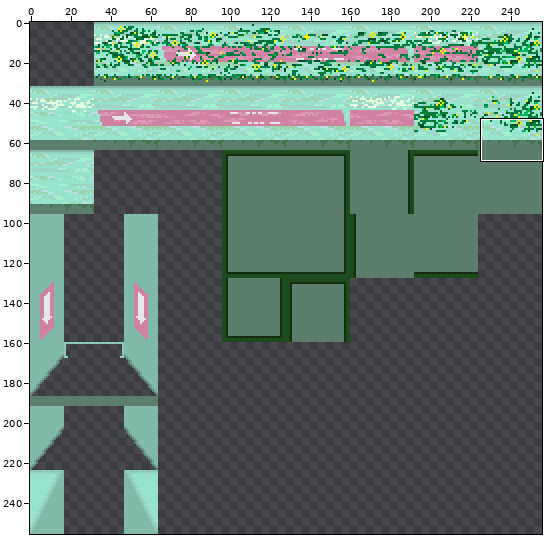
Two versions of one sprite sheet, CasaDesDiamantes/sprites/powerplantTiles_spr/layers/f8cc99b8-d136-4683-86c9-f96aef7ba5a8/bbe75377-6bcf-4608-be53-f0484317fdcb.png. The picture above shows the old version from afar; the outline marks the close-up.
Close-up. As it was:
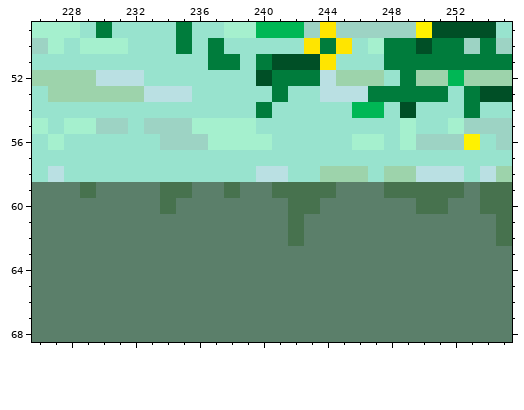
The file is 256x256 pixels. Shown: x 226..255, y 49..68. The commit also changed other parts of the picture, which this record leaves out.
Once edited:
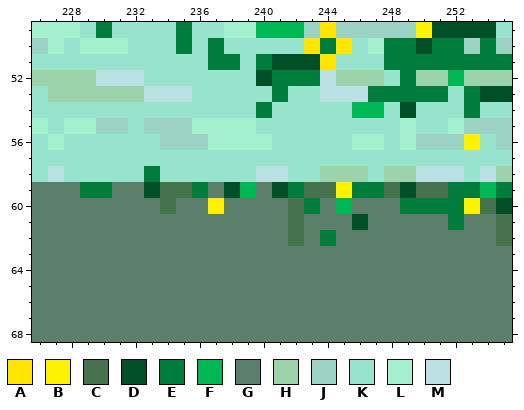
Palette (. is transparent): A #ffe500  B #fff200  C #47724e  D #004f26  E #007c3c  F #00b755  G #5b7f6a  H #9dd3ab  J #9dd3c4  K #98e3ce  L #a5f0ce  M #bae0e3
From old to new:
@@ x 226..255 @@
 57 KKKKKKKKKKKKKKKKKKKKKKKKKKKKKK
-58 KMKKKKKKKKKKKKMMKKHHHKHHMMMKMH
-59 GGGCGGGGCCGGCGGCCCCGGGCCCCCGCC
-60 GGGGGGGGCGGGGGGGCCGGGGGGCCGGCC
-61 GGGGGGGGGGGGGGGGCGGGGGGGGGGGGC
-62 GGGGGGGGGGGGGGGGCGGGGGGGGGGGGC
+58 KMKKKKKEKKKKKKMMKKHHHKHHMMMKMH
+59 GGGEEGGDCCEGDFGDECCBEECDCCEEFE
+60 GGGGGGGGCGGBGGGGCEGFGGGEEEEBCD
+61 GGGGGGGGGGGGGGGGCGGGDGGGGGEGGC
+62 GGGGGGGGGGGGGGGGCGEGGGGGGGGGGC
 63 GGGGGGGGGGGGGGGGGGGGGGGGGGGGGG
Boxes around the changes in both close-ups, in picture pixels (x1, y1, x2, y2):
changed: (80, 166, 512, 246)
